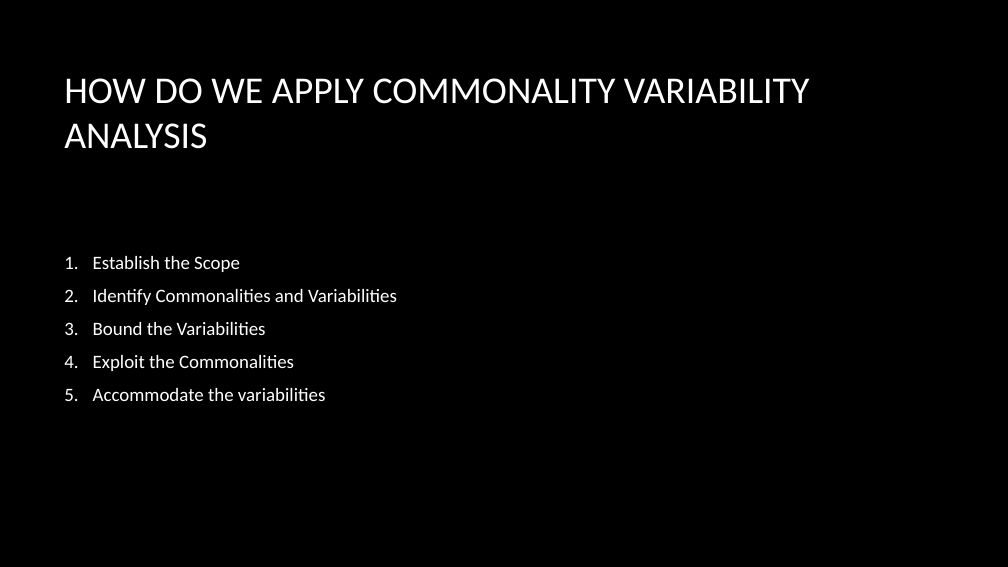
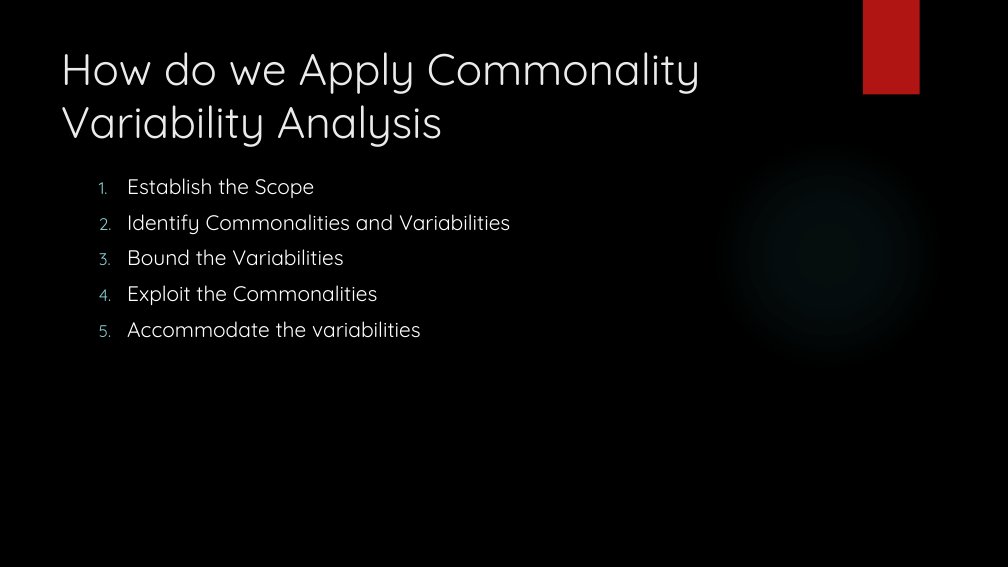
Before and after one commit to dundane/CSC360Demos, a slide deck: slide 57 of CSC360Demo/Design Patterns Slide Show.pptx (slide 55 before the commit). Drawn at 1008x567 pixels with LibreOffice and Linux fonts; fonts in the diff are those of the drawing; background and template pictures are left out. Boxes give left, top, right and bottom in pixels: in the first picture for what was removed or moved away, otherwise in the second. Text is boxed around its words. In the diff, an @@ line names an element or a change of style, - is before the commit and + after.

```diff
--- a/CSC360Demo/Design Patterns Slide Show.pptx
+++ b/CSC360Demo/Design Patterns Slide Show.pptx
@@ rectangle added at (863, 0, 920, 95), fill #B01513 @@
@@ title "How do we Apply Commonality ..." at (61, 52, 700, 147): vertical alignment middle to top @@
@@ title at (61, 52, 700, 147): text changed; size 36 to 42 pt; font Calibri to Quicksand; text colour #FFFFFF to #EBEBEB @@
-HOW DO WE APPLY COMMONALITY VARIABILITY ANALYSIS
+How do we Apply Commonality Variability Analysis
@@ text "Establish the Scope": place and size @@
-text "Establish the Scope" at (93, 256, 397, 401)
+text "Establish the Scope" at (127, 178, 510, 338)
@@ text "Establish the Scope" at (127, 178, 510, 338): size 18 to 20 pt, font Calibri to Quicksand; bullet colour #FFFFFF to #8AD0D6; vertical alignment middle to top @@
```
Also in this commit, not shown: 121 other slides changed, 6 slides added, 1 slide removed, 55 other files.
